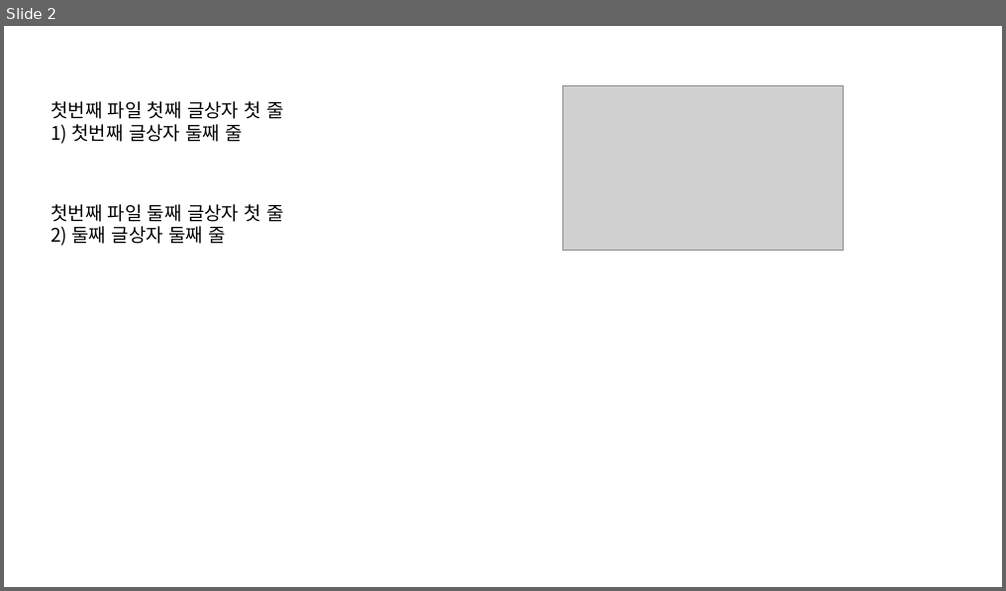
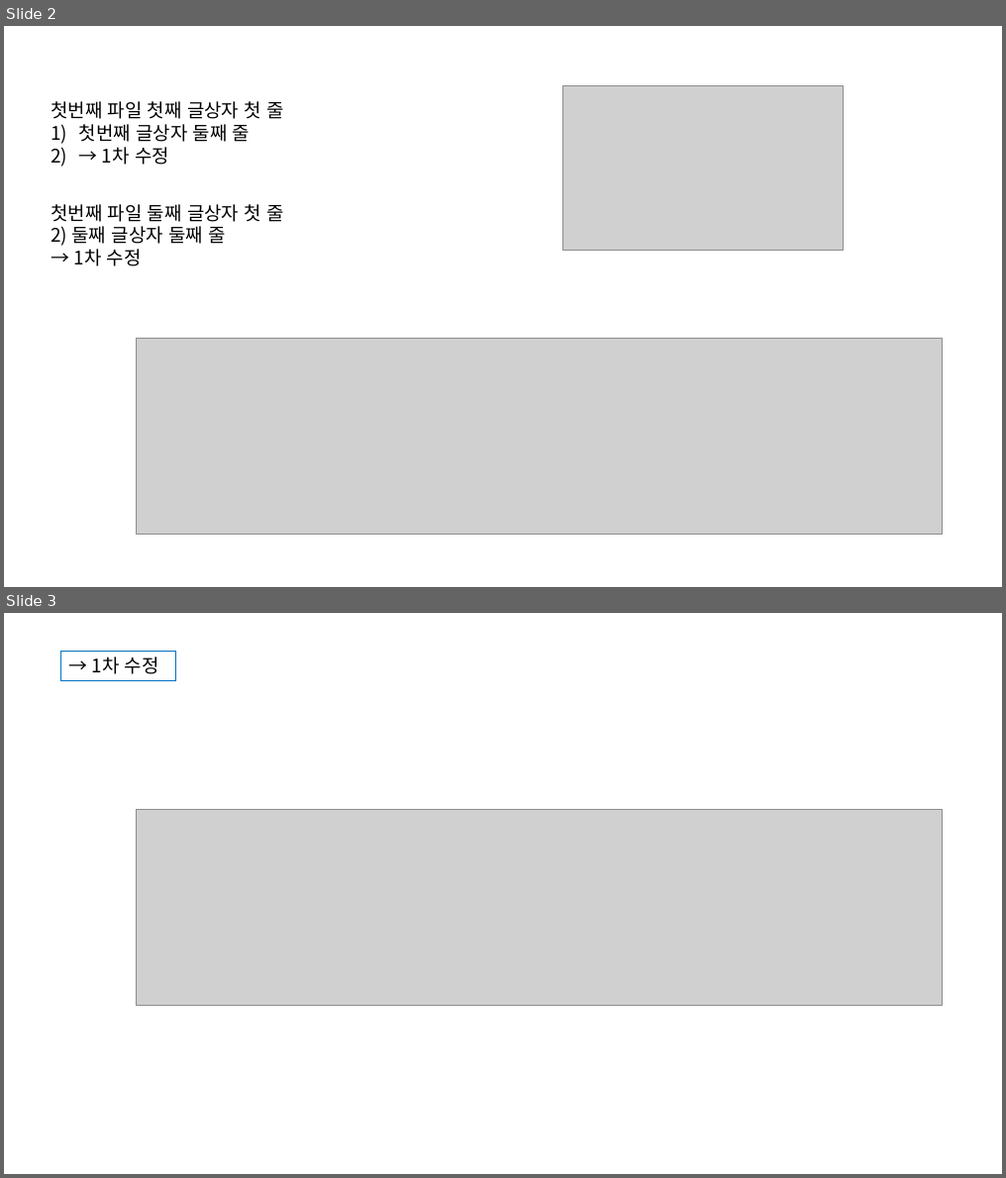
Before and after one commit to dandyas/pjt_1st, a slide deck: Github 연습.pptx. Shown one above the other, each under a label of ours: slide 2 before the commit, slides 2 and 3 after it. The pictures are 1006x591 and 1006x1178 pixels, drawn with LibreOffice and Linux fonts; fonts in the diff are those of the drawing; grey boxes stand for pictures. Boxes give left, top, right and bottom in pixels: in the first picture for what was removed or moved away, otherwise in the second. Text is boxed around its words. In the diff, an @@ line names an element or a change of style, - is before the commit and + after.

Commit message:
dandy: 여러 형식 파일 local에서 수정하고 commit&push실험

```diff
--- a/Github 연습.pptx
+++ b/Github 연습.pptx
@@ slide 3 added at box(4, 613, 1002, 1174), background #FFFFFF @@
@@ rectangle added at box(61, 652, 175, 681), outline #0070C0 0.75 pt, 18 pt, text #000000 @@
+→ 1차 수정
@@ picture added at box(136, 809, 943, 1005) @@
@@ slide 2 changed as well @@
@@ text at box(79, 124, 250, 165): text changed @@
-1) 첫번째 글상자 둘째 줄
+1) 첫번째 글상자 둘째 줄
+2) → 1차 수정
@@ text at box(74, 249, 142, 267): paragraph added @@
+→ 1차 수정
@@ picture added at box(137, 338, 943, 534) @@
```
Also in this commit, not shown: 1 other slide changed, 5 other files.
